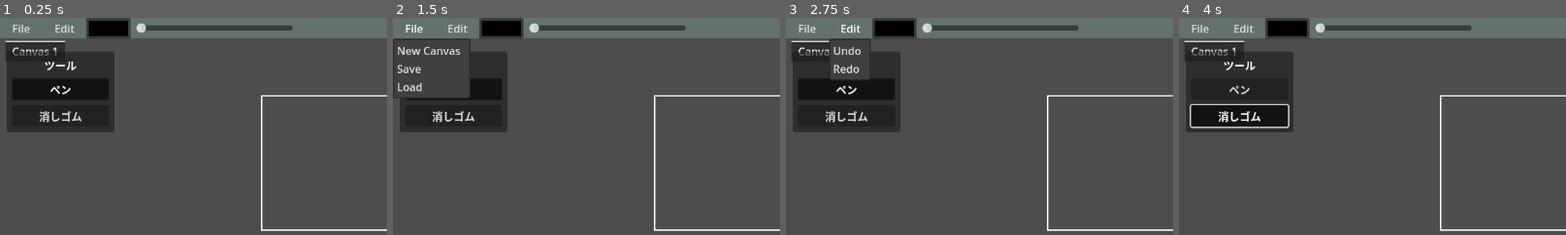
Above: before the commit, frames 1-4 (left to right).
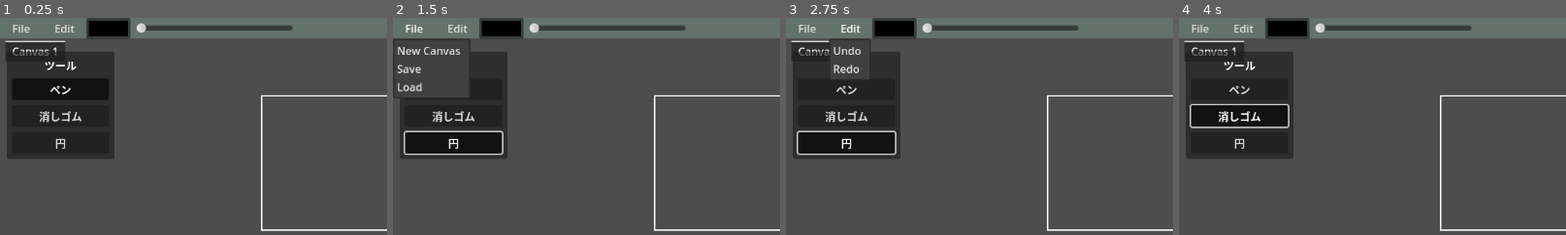
Above: after the commit, the same moments.

Repository: UnchiBurio/peintosoftGodot
Game: Godot game, scene res://Main.tscn
The game is run twice, just before and just after one commit, with the same random seed, the same clock (stepped at 60 frames per second) and the same inputs.
Inputs (mouse positions are % of the whole screen's width and height, from its top left):
- Up to frame 1 (0.25 s): no input
- Up to frame 2 (1.5 s): click (8, 29) at 0.5 s, where only the run after the commit has a clickable "円"; click "File" at 1.25 s
- Up to frame 3 (2.75 s): click "Edit" at 2 s
- Up to frame 4 (4 s): click "ペン" at 2.75 s; click "消しゴム" at 3.5 s
The pictures show only the part of the screen within x 0-50%, y 0-50%; the shares and areas given below are measured in that part.

The runs differ from the first frame. In frame 1, 3.3% of the frame differs, in the area x 1-30%, y 52-65%; in frame 2, 3.4%; in frame 3, 3.4%, in the area x 1-30%, y 31-65%; in frame 4, 3.3%.

Commit message:
Add circle drawing tool

Diff:
--- a/Main.gd
+++ b/Main.gd
@@ -10,6 +10,7 @@
 @onready var layer_manager = $VBoxContainer/LayerManagerScene
 @onready var brush_button: Button = $ToolWindow/MarginContainer/VBoxContainer/BrushButton
 @onready var eraser_button: Button = $ToolWindow/MarginContainer/VBoxContainer/EraserButton
+@onready var circle_button: Button = $ToolWindow/MarginContainer/VBoxContainer/CircleButton
 
 var active_paint_canvas: Node2D = null
 
@@ -20,7 +21,7 @@
 var canvas_counter := 0  # 新規キャンバスの連番用
 
 # ツールの状態
-enum Tool {BRUSH, ERASER}
+enum Tool {BRUSH, ERASER, CIRCLE}
 var current_tool = Tool.BRUSH
 var tool_button_group: ButtonGroup
 
@@ -222,12 +223,15 @@
 func _on_eraser_button_pressed():
 	_set_tool(Tool.ERASER)
 
+func _on_circle_button_pressed():
+	_set_tool(Tool.CIRCLE)
+
 func _set_tool(tool: Tool):
 	current_tool = tool
 	_update_tool_buttons()
 
 func _setup_tool_buttons():
-	if !brush_button or !eraser_button:
+	if !brush_button or !eraser_button or !circle_button:
 		return
 
 	if brush_button.button_group:
@@ -239,8 +243,10 @@
 
 	brush_button.toggle_mode = true
 	eraser_button.toggle_mode = true
+	circle_button.toggle_mode = true
 	brush_button.button_group = tool_button_group
 	eraser_button.button_group = tool_button_group
+	circle_button.button_group = tool_button_group
 	_update_tool_buttons()
 
 func _update_tool_buttons():
@@ -249,6 +255,7 @@
 
 	brush_button.button_pressed = current_tool == Tool.BRUSH
 	eraser_button.button_pressed = current_tool == Tool.ERASER
+	circle_button.button_pressed = current_tool == Tool.CIRCLE
 
 func _on_canvas_updated():
 	if show_navigator:
--- a/Main.tscn
+++ b/Main.tscn
@@ -126,6 +126,13 @@
 button_group = SubResource("ButtonGroup_blarn")
 text = "消しゴム"
 
+[node name="CircleButton" type="Button" parent="ToolWindow/MarginContainer/VBoxContainer"]
+layout_mode = 2
+size_flags_horizontal = 3
+toggle_mode = true
+button_group = SubResource("ButtonGroup_blarn")
+text = "円"
+
 [node name="NavigatorViewport" type="SubViewport" parent="."]
 size = Vector2i(200, 200)
 render_target_update_mode = 4
@@ -141,5 +148,6 @@
 
 [connection signal="pressed" from="ToolWindow/MarginContainer/VBoxContainer/BrushButton" to="." method="_on_brush_button_pressed"]
 [connection signal="pressed" from="ToolWindow/MarginContainer/VBoxContainer/EraserButton" to="." method="_on_eraser_button_pressed"]
+[connection signal="pressed" from="ToolWindow/MarginContainer/VBoxContainer/CircleButton" to="." method="_on_circle_button_pressed"]
 [connection signal="color_changed" from="ColorPickerButton" to="." method="_on_color_picker_color_changed"]
 [connection signal="value_changed" from="HSlider" to="." method="_on_h_slider_value_changed"]
--- a/canvas/CanvasDraw.gd
+++ b/canvas/CanvasDraw.gd
@@ -239,6 +239,17 @@
 				Vector2(paint_canvas.canvas_size.x, paint_canvas.last_input_position.y),  # キャンバスの右端
 				line_color,
 				1.0
+			)
+
+	# 円ツールのプレビュー描画
+	if paint_canvas.canvas_input and paint_canvas.canvas_input.is_drawing_circle:
+		var center = paint_canvas.canvas_input.circle_start_pos
+		var radius = center.distance_to(paint_canvas.canvas_input.circle_current_pos)
+		if radius > 0.0:
+			paint_canvas.draw_circle(
+				center,
+				radius,
+				Main.stroke_color
 			)
 
 func _draw_grid():
--- a/canvas/CanvasInput.gd
+++ b/canvas/CanvasInput.gd
@@ -10,6 +10,9 @@
 var is_ctrl_right_click_dragging := false
 var ctrl_right_click_start_pos := Vector2.ZERO
 var selected_point = null
+var is_drawing_circle := false
+var circle_start_pos := Vector2.ZERO
+var circle_current_pos := Vector2.ZERO
 
 func _init(canvas: Node2D):
 	paint_canvas = canvas
@@ -50,6 +53,9 @@
 		elif paint_canvas.is_drawing and paint_canvas._is_position_in_canvas(last_input_position):
 			paint_canvas.commit_line(paint_canvas.last_draw_position, last_input_position, _get_stroke_color_for_tool(main), Main.stroke_width)
 			paint_canvas.last_draw_position = last_input_position
+		elif is_drawing_circle:
+			circle_current_pos = last_input_position
+			paint_canvas.queue_redraw()
 		elif is_connecting_points:
 			connection_end_point = last_input_position
 			paint_canvas.queue_redraw()
@@ -121,9 +127,19 @@
 				MOUSE_BUTTON_WHEEL_UP, MOUSE_BUTTON_WHEEL_DOWN:
 					return
 				MOUSE_BUTTON_LEFT:
+					if not event.pressed and is_drawing_circle:
+						_finalize_circle()
+						paint_canvas.get_viewport().set_input_as_handled()
+						return
 					if paint_canvas.is_valid_draw_position(local_pos) or (Input.is_key_pressed(KEY_ALT) and paint_canvas._get_resize_edge(local_pos) != Vector2.ZERO):
 						if event.pressed:
-							if Input.is_key_pressed(KEY_CTRL):
+							if main.current_tool == Main.Tool.CIRCLE:
+								if paint_canvas._is_position_in_canvas(local_pos):
+									is_drawing_circle = true
+									circle_start_pos = local_pos
+									circle_current_pos = local_pos
+									paint_canvas.queue_redraw()
+							elif Input.is_key_pressed(KEY_CTRL):
 								paint_canvas._start_move(event.position)
 							elif Input.is_key_pressed(KEY_ALT):
 								var edge = paint_canvas._get_resize_edge(local_pos)
@@ -146,6 +162,8 @@
 								if paint_canvas.last_draw_position != local_pos:
 									paint_canvas.commit_line(local_pos, local_pos, _get_stroke_color_for_tool(main), Main.stroke_width)
 								paint_canvas.finish_stroke_recording()
+							elif is_drawing_circle:
+								_finalize_circle()
 
 						paint_canvas.get_viewport().set_input_as_handled()
 
@@ -196,6 +214,22 @@
 func _get_stroke_color_for_tool(main: Main) -> Color:
 	return Main.stroke_color if main.current_tool == Main.Tool.BRUSH else Color.TRANSPARENT
 
+func _finalize_circle():
+	if not is_drawing_circle:
+		return
+	var radius = circle_start_pos.distance_to(circle_current_pos)
+	if radius <= 0.0:
+		is_drawing_circle = false
+		return
+	paint_canvas.start_stroke_recording()
+	paint_canvas.commit_circle(circle_start_pos, radius, _get_shape_color(), Main.stroke_width)
+	paint_canvas.finish_stroke_recording()
+	is_drawing_circle = false
+	paint_canvas.queue_redraw()
+
+func _get_shape_color() -> Color:
+	return Main.stroke_color
+
 func _check_grid_intersection(from: Vector2, to: Vector2):
 	if not paint_canvas._is_position_in_canvas(from) or not paint_canvas._is_position_in_canvas(to):
 		return
--- a/canvas/PaintCanvas.gd
+++ b/canvas/PaintCanvas.gd
@@ -394,6 +394,18 @@
 			active_chunks.append(chunk)
 
 	queue_redraw()
+
+func commit_circle(center: Vector2, radius: float, color: Color, width: float = 1.0) -> void:
+	if radius <= 0.0:
+		return
+	var segments = max(24, int(radius * 0.5))
+	var angle_step = TAU / float(segments)
+	var previous_point = center + Vector2(radius, 0)
+	for i in range(1, segments + 1):
+		var angle = angle_step * i
+		var next_point = center + Vector2(cos(angle), sin(angle)) * radius
+		commit_line(previous_point, next_point, color, width)
+		previous_point = next_point
 
 # チャンク内に塗りつぶし四角形を描画
 func _draw_filled_rect_in_chunk(chunk: CanvasChunk, rect: Rect2, color: Color) -> void:
